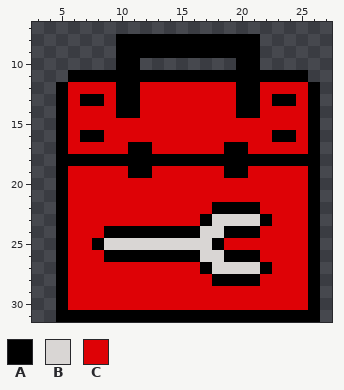
Pixel-art sprite, stored at SRPGPrototype/Assets/Sprites/Placeholder/Toolbox.png. The first picture shows the starting point.
The file is 32x32 pixels. Shown: x 3..27, y 7..31.
Palette (. is transparent): A #000000  B #d9d6d4  C #de0206
Pixels before, first column x 5:
 8 .....AAAAAAAAAAAA.....
 9 .....AAAAAAAAAAAA.....
10 .....AA........AA.....
11 .AAAAAAAAAAAAAAAAAAAA.
12 ACCCCAACCCCCCCCAACCCCA
13 ACAACAACCCCCCCCAACAACA
14 ACCCCAACCCCCCCCAACCCCA
15 ACCCCCCCCCCCCCCCCCCCCA
16 ACAACCCCCCCCCCCCCCAACA
17 ACCCCCAACCCCCCAACCCCCA
18 AAAAAAAAAAAAAAAAAAAAAA
19 ACCCCCAACCCCCCAACCCCCA
20 ACCCCCCCCCCCCCCCCCCCCA
21 ACCCCCCCCCCCCCCCCCCCCA
22 ACCCCCCCCCCCCAAAACCCCA
23 ACCCCCCCCCCCABBBBACCCA
24 ACCCAAAAAAAABBAAACCCCA
25 ACCABBBBBBBBBACCCCCCCA
26 ACCCAAAAAAAABBAAACCCCA
27 ACCCCCCCCCCCABBBBACCCA
28 ACCCCCCCCCCCCAAAACCCCA
29 ACCCCCCCCCCCCCCCCCCCCA
30 ACCCCCCCCCCCCCCCCCCCCA
31 AAAAAAAAAAAAAAAAAAAAAA
New version:
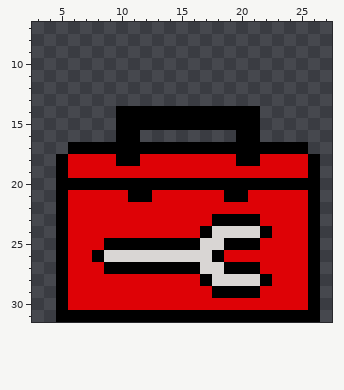
Edits made:
{"y":8,"x":10,"old":"AAAAAAAAAAAA","new":"............"}
{"y":9,"x":10,"old":"AAAAAAAAAAAA","new":"............"}
{"y":10,"x":10,"old":"AA","new":".."}
{"y":10,"x":20,"old":"AA","new":".."}
{"y":11,"x":6,"old":"AAAAAAAAAAAAAAAAAAAA","new":"...................."}
{"y":12,"x":5,"old":"ACCCCAACCCCCCCCAACCCCA","new":"......................"}
{"y":13,"x":5,"old":"ACAACAACCCCCCCCAACAACA","new":"......................"}
{"y":14,"x":5,"old":"ACCCC","new":"....."}
{"y":14,"x":12,"old":"CCCCCCCC","new":"AAAAAAAA"}
{"y":14,"x":22,"old":"CCCCA","new":"....."}
{"y":15,"x":5,"old":"ACCCCCCCCCCCCCCCCCCCCA","new":".....AAAAAAAAAAAA....."}
{"y":16,"x":5,"old":"ACAACCCCCCCCCCCCCCAACA","new":".....AA........AA....."}
{"y":17,"x":5,"old":"ACCCCC","new":".AAAAA"}
{"y":17,"x":13,"old":"CCCCCC","new":"AAAAAA"}
{"y":17,"x":21,"old":"CCCCCA","new":"AAAAA."}
{"y":18,"x":6,"old":"AAAA","new":"CCCC"}
{"y":18,"x":12,"old":"AAAAAAAA","new":"CCCCCCCC"}
{"y":18,"x":22,"old":"AAAA","new":"CCCC"}
{"y":19,"x":11,"old":"AA","new":"CC"}
{"y":19,"x":19,"old":"AA","new":"CC"}
{"y":20,"x":6,"old":"CCCCCCCCCCCCCCCCCCCC","new":"AAAAAAAAAAAAAAAAAAAA"}
{"y":21,"x":11,"old":"CC","new":"AA"}
{"y":21,"x":19,"old":"CC","new":"AA"}
{"y":22,"x":18,"old":"AAAA","new":"CCCC"}
{"y":23,"x":17,"old":"ABBBBA","new":"CAAAAC"}
{"y":24,"x":9,"old":"AAAAAAAAB","new":"CCCCCCCCA"}
{"y":24,"x":19,"old":"AAAC","new":"BBBA"}
{"y":25,"x":8,"old":"ABBBBBBBB","new":"CAAAAAAAA"}
{"y":25,"x":18,"old":"ACCC","new":"BAAA"}
{"y":26,"x":8,"old":"CAAAAAAAA","new":"ABBBBBBBB"}
{"y":26,"x":18,"old":"BAAA","new":"ACCC"}
{"y":27,"x":9,"old":"CCCCCCCCA","new":"AAAAAAAAB"}
{"y":27,"x":19,"old":"BBBA","new":"AAAC"}
{"y":28,"x":17,"old":"CAAAAC","new":"ABBBBA"}
{"y":29,"x":18,"old":"CCCC","new":"AAAA"}
